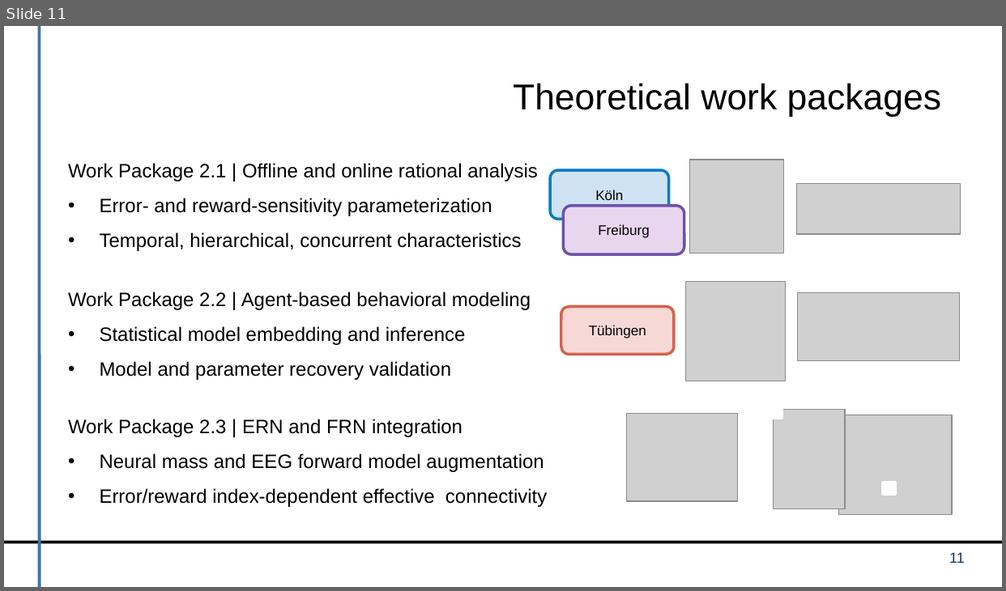
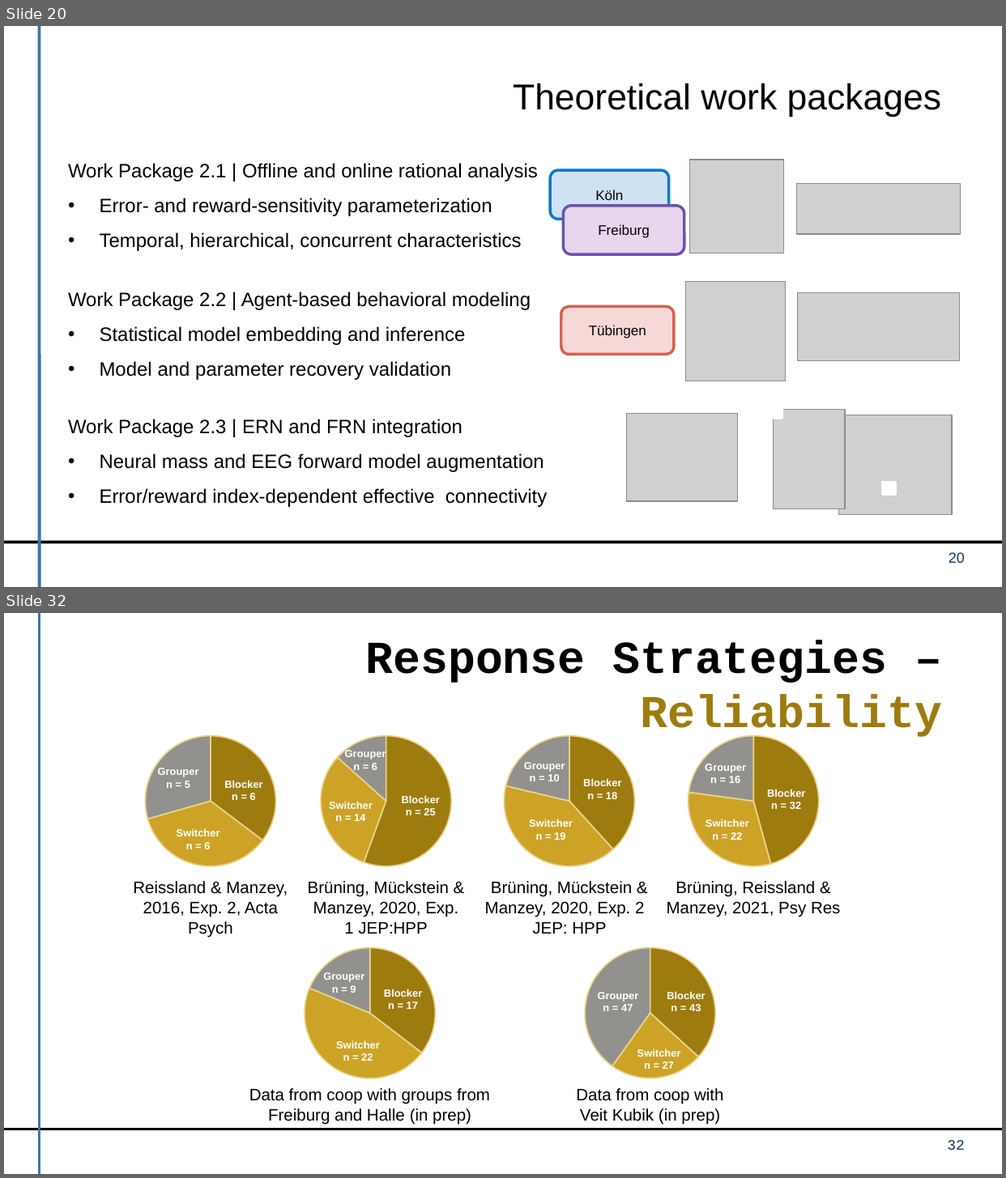
Before and after one commit to dirk-ostwald/Optimal-dual-task-performance, a slide deck: presentation/TP3-Kick-Off-Presentation.pptx. Shown one above the other, each under a label of ours: slide 11 before the commit, slides 20 and 32 after it; the slides between them are not shown. The pictures are 1006x591 and 1006x1178 pixels, drawn with LibreOffice and Linux fonts; fonts in the diff are those of the drawing; grey boxes stand for pictures; background and template pictures are left out. Boxes give left, top, right and bottom in pixels: in the first picture for what was removed or moved away, otherwise in the second. Text is boxed around its words. In the diff, an @@ line names an element or a change of style, - is before the commit and + after.

```diff
--- a/presentation/TP3-Kick-Off-Presentation.pptx
+++ b/presentation/TP3-Kick-Off-Presentation.pptx
@@ slide 32 added at (x1=4, y1=613, x2=1002, y2=1174), background #FFFFFF; not listed: 2 template elements that a slide beside it also shows @@
@@ title added at (x1=366, y1=640, x2=942, y2=740), 33 pt, text #000000, bold @@
+Response Strategies – Reliability
@@ pie chart added at (x1=125, y1=722, x2=296, y2=879) @@
+categories: 1, 2, 3
+Series 1: 35, 35, 29, -
@@ pie chart added at (x1=300, y1=722, x2=471, y2=879) @@
+categories: 1, 2, 3
+Series 1: 56, 31, 13, -
@@ pie chart added at (x1=484, y1=722, x2=654, y2=879) @@
+categories: 1, 2, 3
+Series 1: 38, 40, 21, -
@@ pie chart added at (x1=667, y1=722, x2=838, y2=879) @@
+categories: 1, 2, 3
+Series 1: 46, 31, 23, -
@@ text added at (x1=345, y1=749, x2=386, y2=773), 7.5 pt, text #FFFFFF, bold @@
+Grouper
+n = 6
@@ text added at (x1=158, y1=768, x2=199, y2=788), 7.5 pt, text #FFFFFF, bold @@
+Grouper
+n = 5
@@ text added at (x1=224, y1=780, x2=262, y2=800), 7.5 pt, text #FFFFFF, bold @@
+Blocker
+n = 6
@@ text added at (x1=524, y1=762, x2=565, y2=781), 7.5 pt, text #FFFFFF, bold @@
+Grouper
+n = 10
@@ text added at (x1=583, y1=778, x2=621, y2=799), 7.5 pt, text #FFFFFF, bold @@
+Blocker
+n = 18
@@ text added at (x1=705, y1=764, x2=746, y2=783), 7.5 pt, text #FFFFFF, bold @@
+Grouper
+n = 16
@@ text added at (x1=329, y1=801, x2=373, y2=821), 7.5 pt, text #FFFFFF, bold @@
+Switcher
+n = 14
@@ text added at (x1=402, y1=795, x2=440, y2=815), 7.5 pt, text #FFFFFF, bold @@
+Blocker
+n = 25
@@ text added at (x1=767, y1=789, x2=805, y2=809), 7.5 pt, text #FFFFFF, bold @@
+Blocker
+n = 32
@@ text added at (x1=177, y1=828, x2=220, y2=850), 7.5 pt, text #FFFFFF, bold @@
+Switcher
+n = 6
@@ text added at (x1=529, y1=819, x2=573, y2=840), 7.5 pt, text #FFFFFF, bold @@
+Switcher
+n = 19
@@ text added at (x1=705, y1=819, x2=749, y2=840), 7.5 pt, text #FFFFFF, bold @@
+Switcher
+n = 22
@@ text added at (x1=133, y1=881, x2=288, y2=938), 12 pt, text #000000 @@
+Reissland & Manzey, 2016, Exp. 2, Acta Psych
@@ text added at (x1=308, y1=881, x2=458, y2=934), 12 pt, text #000000 @@
+Brüning, Mückstein & Manzey, 2020, Exp. 1 JEP:HPP
@@ text added at (x1=485, y1=881, x2=644, y2=934), 12 pt, text #000000 @@
+Brüning, Mückstein & Manzey, 2020, Exp. 2
+JEP: HPP
@@ text added at (x1=667, y1=881, x2=840, y2=918), 12 pt, text #000000 @@
+Brüning, Reissland & Manzey, 2021, Psy Res
@@ pie chart added at (x1=279, y1=935, x2=461, y2=1093) @@
+categories: 1, 2, 3
+Series 1: 35, 46, 19, -
@@ pie chart added at (x1=565, y1=935, x2=735, y2=1092) @@
+categories: 1, 2, 3
+Series 1: 37, 23, 40, -
@@ text added at (x1=323, y1=973, x2=364, y2=993), 7.5 pt, text #FFFFFF, bold @@
+Grouper
+n = 9
@@ text added at (x1=384, y1=989, x2=422, y2=1009), 7.5 pt, text #FFFFFF, bold @@
+Blocker
+n = 17
@@ text added at (x1=598, y1=992, x2=639, y2=1012), 7.5 pt, text #FFFFFF, bold @@
+Grouper
+n = 47
@@ text added at (x1=667, y1=991, x2=705, y2=1012), 7.5 pt, text #FFFFFF, bold @@
+Blocker
+n = 43
@@ text added at (x1=336, y1=1041, x2=380, y2=1061), 7.5 pt, text #FFFFFF, bold @@
+Switcher
+n = 22
@@ text added at (x1=637, y1=1049, x2=681, y2=1069), 7.5 pt, text #FFFFFF, bold @@
+Switcher
+n = 27
@@ text added at (x1=249, y1=1088, x2=490, y2=1125), 12 pt, text #000000 @@
+Data from coop with groups from Freiburg and Halle (in prep)
@@ text added at (x1=576, y1=1088, x2=723, y2=1125), 12 pt, text #000000 @@
+Data from coop with Veit Kubik (in prep)
@@ page number added at (x1=947, y1=1140, x2=964, y2=1150), 10.5 pt, text #17375E @@
+32
@@ what was slide 11 is now slide 20 @@
@@ page number at (x1=948, y1=552, x2=965, y2=563): text changed @@
-11
+20
```
Also in this commit, not shown: 4 slides changed, 45 other slides added, 4 other files.
